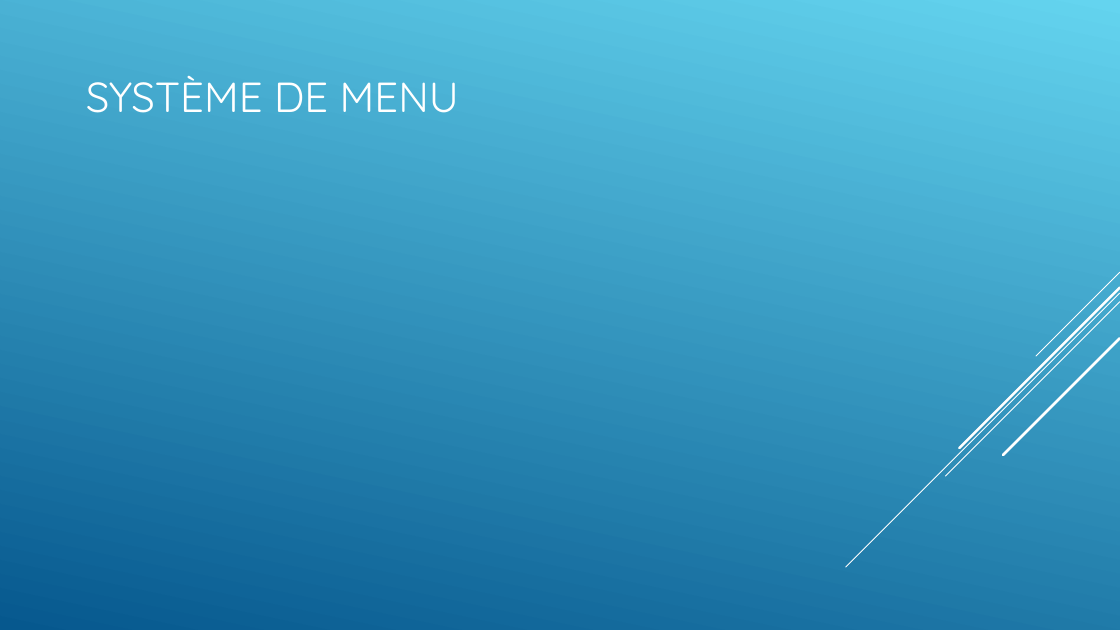
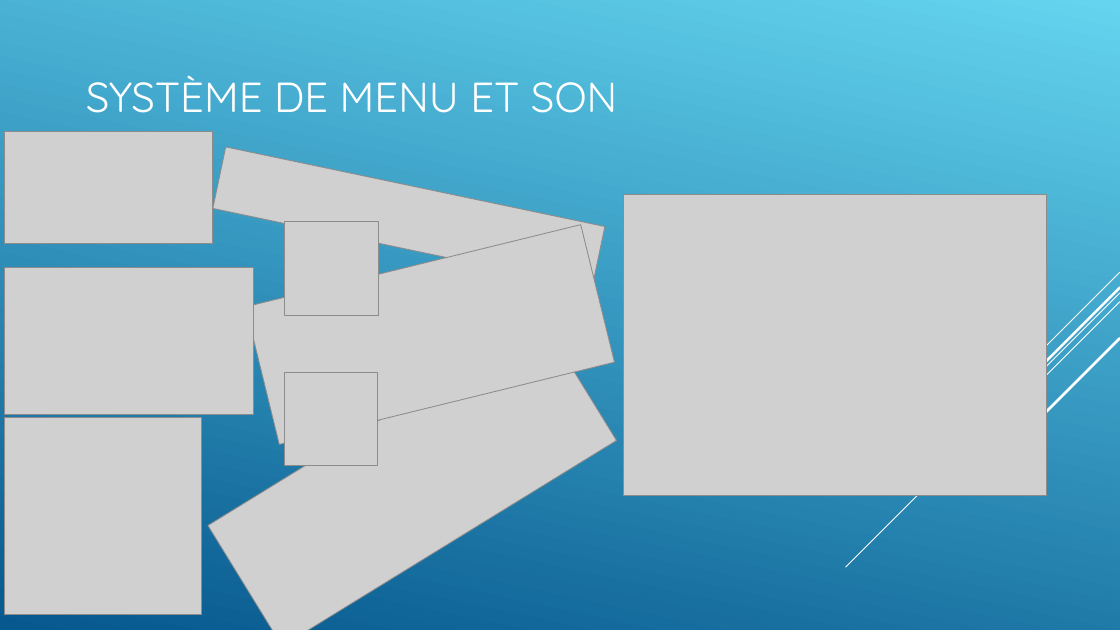
Before and after one commit to AlexandrEpita/Bizarre-Chess-Adventure, a slide deck: slide 6 of diapo soutenance.odp. Drawn at 1120x630 pixels with LibreOffice and Linux fonts; fonts in the diff are those of the drawing; grey boxes stand for pictures. Boxes give left, top, right and bottom in pixels: in the first picture for what was removed or moved away, otherwise in the second. Text is boxed around its words. In the diff, an @@ line names an element or a change of style, - is before the commit and + after.

```diff
--- a/diapo soutenance.odp
+++ b/diapo soutenance.odp
@@ title at (86, 76, 617, 113): text changed @@
-SYSTÈME DE MENU
+SYSTÈME DE MENU ET SON
@@ picture added at (5, 131, 213, 244) @@
@@ picture added at (213, 147, 605, 289) @@
@@ picture added at (623, 195, 1047, 497) @@
@@ picture added at (246, 225, 615, 445) @@
@@ picture added at (285, 222, 378, 315) @@
@@ picture added at (5, 268, 254, 415) @@
@@ picture added at (208, 320, 616, 630) @@
@@ picture added at (285, 372, 378, 465) @@
@@ picture added at (5, 418, 202, 614) @@
```
Also in this commit, not shown: 9 other slides changed, 1 slide added, 1 slide removed.
